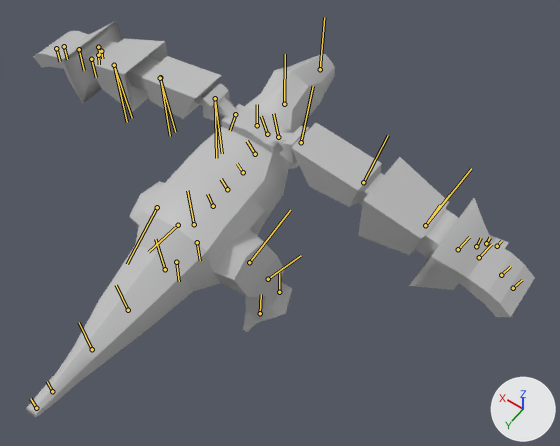
The FBX model Tyrannosaurus Mechs/Assets/Meshes/TMechs.fbx, before and after one commit.
One viewpoint serves both versions: a camera (50 mm lens) standing at (-0.135, 0.132, 0.297) and looking at (-0.021, -0.028, 0.046). Every picture has the same lights, and +X, +Y and +Z are marked at lower right. The bones that bend it are drawn over the model as lines.

In view in the first picture: 'T_MechsProto_Body', 'T_MechsProto_RocketFist'.
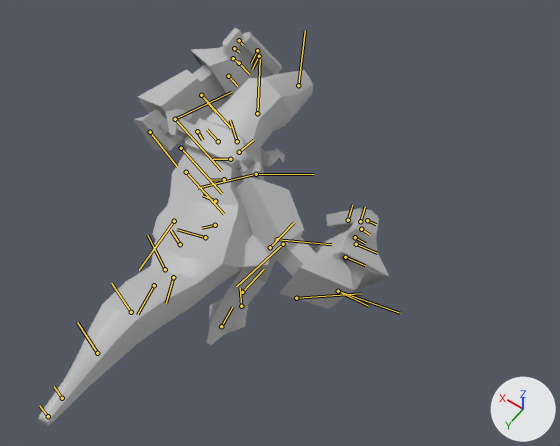
The newer file adds an action. The first version stands in its rest pose; the second is drawn at frame 17 of the action 'Take 001'.

The change in detail:
Bone 'Root_BND_JNT' (bone_root_bnd_jnt) moves from (0.0, 0.0, 0.0) to (0.31, -1.12, 0.18).
Bone 'Root_BND_JNT' (bone_root_bnd_jnt) turns from (0, 0, 0) to (-6, 13, 33) degrees about its own x, y and z.
Bone 'Spine_1_JNT' (bone_spine_1_jnt) moves from (0.0, 0.0, 0.0) to (-0.65, -0.38, -0.1).
Bone 'Spine_1_JNT' (bone_spine_1_jnt) turns from (0, 0, 0) to (2, 12, 6) degrees about its own x, y and z.
Bone 'Spine_2_JNT' (bone_spine_2_jnt) turns from (0, 0, 0) to (0, -8, -25) degrees about its own x, y and z.
Bone 'Spine_3_JNT' (bone_spine_3_jnt) turns from (0, 0, 0) to (-2, -16, 14) degrees about its own x, y and z.
Bone 'Neck_1_JNT' (bone_neck_1_jnt) moves from (0.0, 0.0, 0.0) to (-0.18, 0.03, 0.07).
Bone 'Neck_1_JNT' (bone_neck_1_jnt) turns from (0, 0, 0) to (3, -5, -35) degrees about its own x, y and z.
Bone 'R_Clavicle_BND' (bone_r_clavicle_bnd) turns from (0, 0, 0) to (-31, -21, -49) degrees about its own x, y and z.
Bone 'R_Shoulder_BND' (bone_r_shoulder_bnd) turns from (0, 0, 0) to (88, -18, 19) degrees about its own x, y and z.
Bone 'R_Elbow_BND' (bone_r_elbow_bnd) turns from (0, 0, 0) to (7, 22, -10) degrees about its own x, y and z.
Bone 'R_Wrist_BND' (bone_r_wrist_bnd) turns from (0, 0, 0) to (19, 6, -117) degrees about its own x, y and z.
Bone 'R_Finger_2_BND' (bone_r_finger_2_bnd) turns from (0, 0, 0) to (-14, 12, -93) degrees about its own x, y and z.
Bone 'L_Shoulder_BND' (bone_l_shoulder_bnd) turns from (0, 0, 0) to (65, -8, -35) degrees about its own x, y and z.
Bone 'L_Elbow_BND' (bone_l_elbow_bnd) turns from (0, 0, 0) to (-39, 10, -105) degrees about its own x, y and z.
Bone 'L_Finger_2_BND' (bone_l_finger_2_bnd) turns from (0, 0, 0) to (-32, 26, -93) degrees about its own x, y and z.
Bone 'TailBase_JNT' (bone_tailbase_jnt) moves from (0.0, 0.0, 0.0) to (-0.37, 2.32, 0.43).
Bone 'TailBase_JNT' (bone_tailbase_jnt) turns from (0, 0, 0) to (-1, -5, 34) degrees about its own x, y and z.
Bone 'Tail_2_JNT' (bone_tail_2_jnt) turns from (0, 0, 0) to (0, 1, 0) degrees about its own x, y and z.
Bone 'Tail_3_JNT' (bone_tail_3_jnt) turns from (0, 0, 0) to (0, 1, 0) degrees about its own x, y and z.
Bone 'R_Hip_JNT' (bone_r_hip_jnt) turns from (0, 0, 0) to (-11, 21, -86) degrees about its own x, y and z.
Bone 'R_Knee_JNT' (bone_r_knee_jnt) turns from (0, 0, 0) to (0, 0, 39) degrees about its own x, y and z.
Bone 'R_Toe_END_JNT' (bone_r_toe_end_jnt) moves from (0.0, 0.0, 0.0) to (-0.08, 0.2, 0.27).
Bone 'R_Toe_END_JNT' (bone_r_toe_end_jnt) turns from (0, 0, 0) to (-16, -10, 13) degrees about its own x, y and z.
Bone 'L_Hip_JNT' (bone_l_hip_jnt) turns from (0, 0, 0) to (-12, -22, -42) degrees about its own x, y and z.
Bone 'L_Knee_JNT' (bone_l_knee_jnt) turns from (0, 0, 0) to (0, 0, -43) degrees about its own x, y and z.
Bone 'L_Toe_END_JNT' (bone_l_toe_end_jnt) moves from (0.0, 0.0, 0.0) to (0.1, -0.65, 0.08).
Bone 'L_Toe_END_JNT' (bone_l_toe_end_jnt) turns from (0, 0, 0) to (2, 3, 26) degrees about its own x, y and z.

Boxes (x1, y1, x2, y2) around the edits, measured in the pictures (560 x 446 px):
'T_MechsProto_Body', posed (31% narrower)
    before: (26, 39, 535, 418)
    after: (38, 69, 389, 426)
'T_MechsProto_RocketFist', posed
    before: (33, 21, 123, 103)
    after: (190, 28, 282, 108)
bone 'Root_BND_JNT', root to tip
    before: (194, 224) to (187, 190)
    after: (205, 237) to (177, 229)
bone 'Spine_1_JNT', root to tip
    before: (213, 206) to (207, 194)
    after: (215, 225) to (202, 228)
bone 'Spine_2_JNT', root to tip
    before: (227, 189) to (221, 179)
    after: (215, 201) to (202, 195)
bone 'Spine_3_JNT', root to tip
    before: (243, 172) to (237, 163)
    after: (224, 179) to (211, 180)
bone 'Neck_1_JNT', root to tip
    before: (267, 134) to (261, 116)
    after: (237, 141) to (230, 120)
bone 'R_Clavicle_BND', root to tip
    before: (278, 137) to (273, 113)
    after: (239, 152) to (253, 140)
bone 'R_Shoulder_BND', root to tip
    before: (301, 142) to (313, 86)
    after: (256, 174) to (197, 188)
bone 'R_Elbow_BND', root to tip
    before: (363, 182) to (388, 135)
    after: (283, 244) to (236, 286)
bone 'R_Wrist_BND', root to tip
    before: (425, 225) to (440, 205)
    after: (338, 291) to (368, 306)
bone 'R_Finger_2_BND', root to tip
    before: (501, 275) to (510, 266)
    after: (360, 221) to (365, 207)
bone 'L_Shoulder_BND', root to tip
    before: (215, 98) to (216, 158)
    after: (175, 119) to (231, 92)
bone 'L_Elbow_BND', root to tip
    before: (160, 77) to (170, 136)
    after: (150, 132) to (177, 166)
bone 'L_Finger_2_BND', root to tip
    before: (64, 46) to (67, 59)
    after: (257, 50) to (251, 63)
bone 'TailBase_JNT', root to tip
    before: (165, 269) to (155, 239)
    after: (165, 269) to (147, 235)
bone 'Tail_2_JNT', root to tip
    before: (92, 349) to (79, 322)
    after: (97, 353) to (77, 322)
bone 'Tail_3_JNT', root to tip
    before: (52, 391) to (47, 381)
    after: (62, 398) to (54, 386)
bone 'R_Hip_JNT', root to tip
    before: (249, 262) to (290, 210)
    after: (270, 247) to (294, 222)
bone 'R_Knee_JNT', root to tip
    before: (268, 279) to (301, 255)
    after: (242, 292) to (264, 269)
bone 'R_Toe_END_JNT', root to tip
    before: (279, 292) to (279, 273)
    after: (241, 306) to (240, 288)
bone 'L_Hip_JNT', root to tip
    before: (157, 207) to (127, 264)
    after: (174, 221) to (139, 270)
bone 'L_Knee_JNT', root to tip
    before: (178, 225) to (148, 252)
    after: (180, 244) to (171, 230)
bone 'L_Toe_END_JNT', root to tip
    before: (197, 242) to (200, 260)
    after: (173, 277) to (166, 303)
